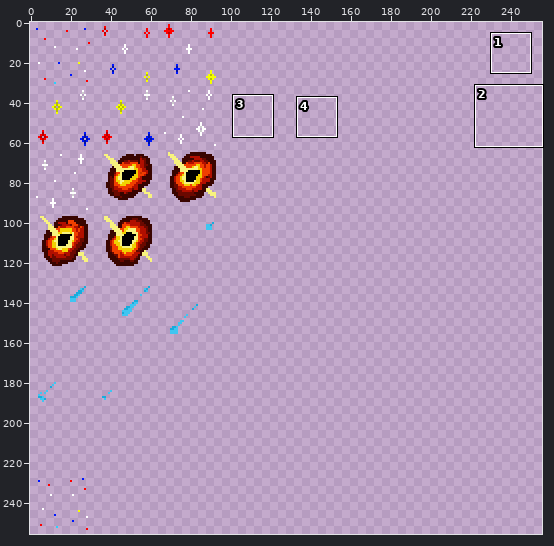
A pixel-art file gets an edit: assets/sprites/stars.aseprite. Above: a wide view before the commit, with the close-up outlined.
Close-up. Earlier state:
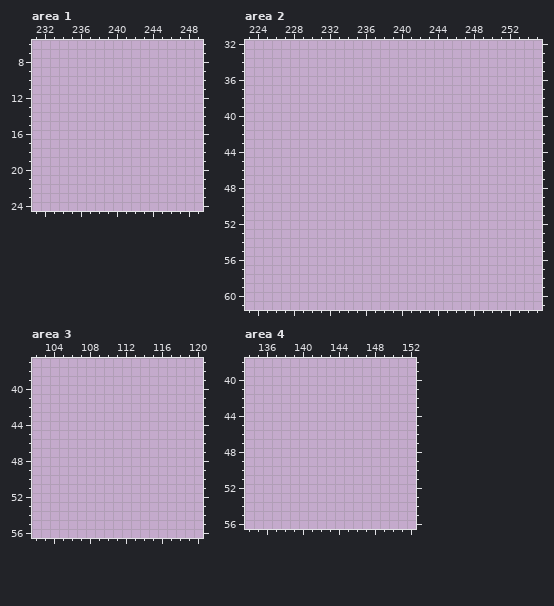
256x256 pixels, 1 frame. Shown: area 1: x 231..249, y 6..24; area 2: x 223..255, y 32..61; area 3: x 102..120, y 37..56; area 4: x 134..152, y 38..56. The commit also changed other parts of the picture, which this record leaves out.
Now the later version:
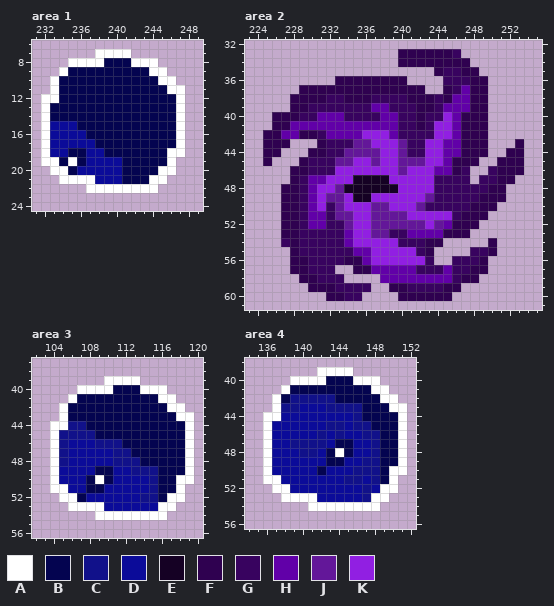
Palette (. is transparent): A #ffffff  B #040450  C #11118a  D #0b0b99  E #150124  F #2f0150  G #38035f  H #6100a8  J #631799  K #911fe2
What changed:
Area 1, layer "Layer 1":
y 7: x 238..241 .... -> AAAA
y 8: x 235..244 .......... -> AAAABBBAAA
y 9: x 234..245 ............ -> ABBBBBBBBBAA
y 10: x 233..246 .............. -> ABBBBBBBBBBBAA
y 11: x 233..247 ............... -> ABBBBBBBBBBBBAA
y 12: x 232..247 ................ -> AABBBBBBBBBBBBBA
y 13..14: x 232..247 ................ -> ABBBBBBBBBBBBBBA
y 15: x 232..247 ................ -> ADDDBBBBBBBBBBBA
y 16: x 232..247 ................ -> ADDDDBBBBBBBBBBA
y 17: x 232..247 ................ -> ADDDDDBBBBBBBBBA
y 18: x 232..247 ................ -> ADDBBDDBBBBBBBAA
y 19: x 232..246 ............... -> AABABDDDDBBBBBA
y 20: x 233..246 .............. -> AABDDDDDBBBBAA
y 21: x 234..245 ............ -> AAAADDDBBBAA
y 22: x 237..244 ........ -> AAAAAAAA
Area 2, layer "Layer 1":
y 33: x 240..246 ....... -> FFFFFFG
y 34: x 240..247 ........ -> FFFFFFFF
y 35: x 244..248 ..... -> FGGFF
y 36: x 233..240 ........ -> FFFFFFFF; x 245..249 ..... -> GGGFF
y 37: x 229..242 .............. -> FFFFFFFFFFFFFF; x 245..249 ..... -> FGHFF
y 38: x 228..249 ...................... -> FFFFGGFFFGGGGFFFGFHHFF
y 39: x 228..249 ...................... -> FFGGGGGGGHHGGGFFGHHHFF
y 40: x 226..249 ........................ -> FFFGGHHHGGGGHHGGFGGKHFFF
y 41: x 226..249 ........................ -> FFHHHHHHHHHHHHGGFGKKHFFF
y 42: x 225..249 ......................... -> FFHHFFGHHHHKKKHGGGGKKHFFF
y 43: x 225..227 ... -> FFF; x 231..249 ................... -> FGGGJJKKKJGGKKHHFFF; x 253 . -> F
y 44: x 225..226 .. -> FF; x 230..249 .................... -> FFGGJJJJKKJGGKKHHFFF; x 252..253 .. -> FF
y 45: x 225 . -> F; x 229..248 .................... -> FGGGJJKKJKKJJJKKHFFF; x 251..253 ... -> FFF
y 46: x 228..247 .................... -> FFGGGKKKKKKKJKKKHHFG; x 250..253 .... -> GFFF
y 47: x 228..247 .................... -> FGHHKKKEEEEKKKKKGGGG; x 249..252 .... -> GGFF
y 48: x 227..251 ......................... -> FFGHKKJEEEEEEKKKKGGGGGGFF
y 49: x 227..251 ......................... -> FFGHKJJKEEKKKKKKJGGGGGFFF
y 50: x 227..250 ........................ -> FFGHKGJKKKJJKKKJGGGGGFFF
y 51: x 227..249 ....................... -> FFGHHGJJKKJJJJKKKKKGFFF
y 52: x 227..248 ...................... -> FFGHHGGJKKJJJJJJKJHFFF
y 53: x 227..247 ..................... -> FFGGGGGHKKJJGGHHHHFFF
y 54: x 227..244 .................. -> GFGGGGGHKKKKKGGGFF; x 250 . -> F
y 55: x 228..243 ................ -> FGGGGGGHHKKKKKGF; x 248..250 ... -> GGF
y 56: x 228..243 ................ -> FFGGGGFFHKKKKKKG; x 246..249 .... -> GGGF
y 57: x 228..232 ..... -> FFGGG; x 235..249 ............... -> FFHHHHHGGGHGGFF
y 58: x 229..233 ..... -> FFGGG; x 238..248 ........... -> HHHHHHHHGFF
y 59: x 230..236 ....... -> FFFGGGG; x 239..246 ........ -> FFGGGGFF
y 60: x 232..235 .... -> FFGG; x 240..245 ...... -> FFFFFF
Area 3, layer "Layer 1":
y 39: x 110..113 .... -> AAAA
y 40: x 107..116 .......... -> AAAABBBAAA
y 41: x 106..117 ............ -> ABBBBBBBBBAA
y 42: x 105..118 .............. -> ABBBBBBBBBBBAA
y 43: x 105..119 ............... -> ABBBBBBBBBBBBAA
y 44: x 104..119 ................ -> AACCBBBBBBBBBBBA
y 45: x 104..119 ................ -> ACCCCBBBBBBBBBBA
y 46: x 104..119 ................ -> ACDDDCCCBBBBBBBA
y 47: x 104..119 ................ -> ACDDDDDCCBBBBBBA
y 48: x 104..119 ................ -> ACDDDDDCCCBBBBBA
y 49: x 104..119 ................ -> ADDDDBBDDCCCBBBA
y 50: x 104..119 ................ -> ADDDBABDDDDCBBAA
y 51: x 104..118 ............... -> AADDBBDDDDDCBBA
y 52: x 105..118 .............. -> AABDDDDDDCCBAA
y 53: x 106..117 ............ -> AAAADDDDDDAA
y 54: x 109..116 ........ -> AAAAAAAA
Area 4, layer "Layer 1":
y 39: x 142..145 .... -> AAAA
y 40: x 139..148 .......... -> AAAABBBAAA
y 41: x 138..149 ............ -> ABBBBBBBBBAA
y 42: x 137..150 .............. -> ABCCCCCBBBBBAA
y 43: x 137..151 ............... -> ACCDDDCCCCBBBAA
y 44: x 136..151 ................ -> AADDDDDDDDCBBBBA
y 45: x 136..151 ................ -> ADDDDDDCCDCCBBBA
y 46: x 136..151 ................ -> ADDDDDCDCDDCCBBA
y 47: x 136..151 ................ -> ADDCCCCDBBDDCBBA
y 48: x 136..151 ................ -> ADDDCCDBABDDCBBA
y 49: x 136..151 ................ -> ADDDDDDBBDDCCBBA
y 50: x 136..151 ................ -> ADDDDDBDDDCCCBAA
y 51: x 136..150 ............... -> AADDDDDDDCCDCBA
y 52: x 137..150 .............. -> AADDDDDDDDCDAA
y 53: x 138..149 ............ -> AAAADDDDDCAA
y 54: x 141..148 ........ -> AAAAAAAA
Pixel boxes of the changes (left, top, right, bottom) in both close-ups:
added: (41, 49, 185, 193)
added: (263, 49, 524, 301)
added: (50, 376, 194, 520)
added: (263, 367, 407, 511)
